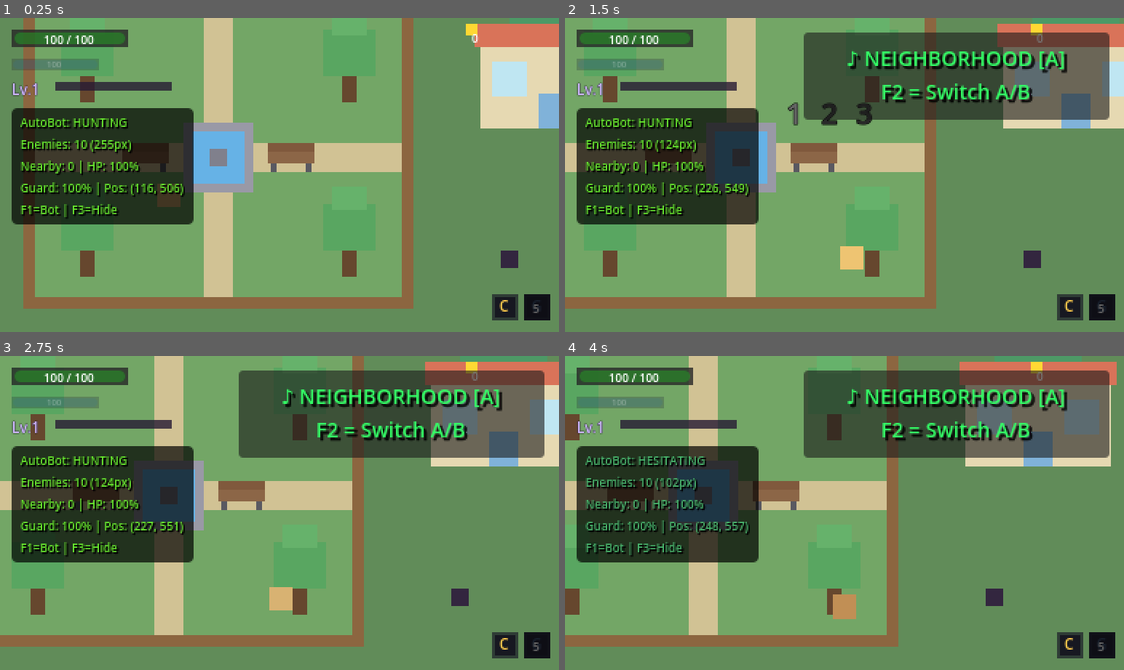
Above: before the commit, frames 1-4 (two rows, left to right).
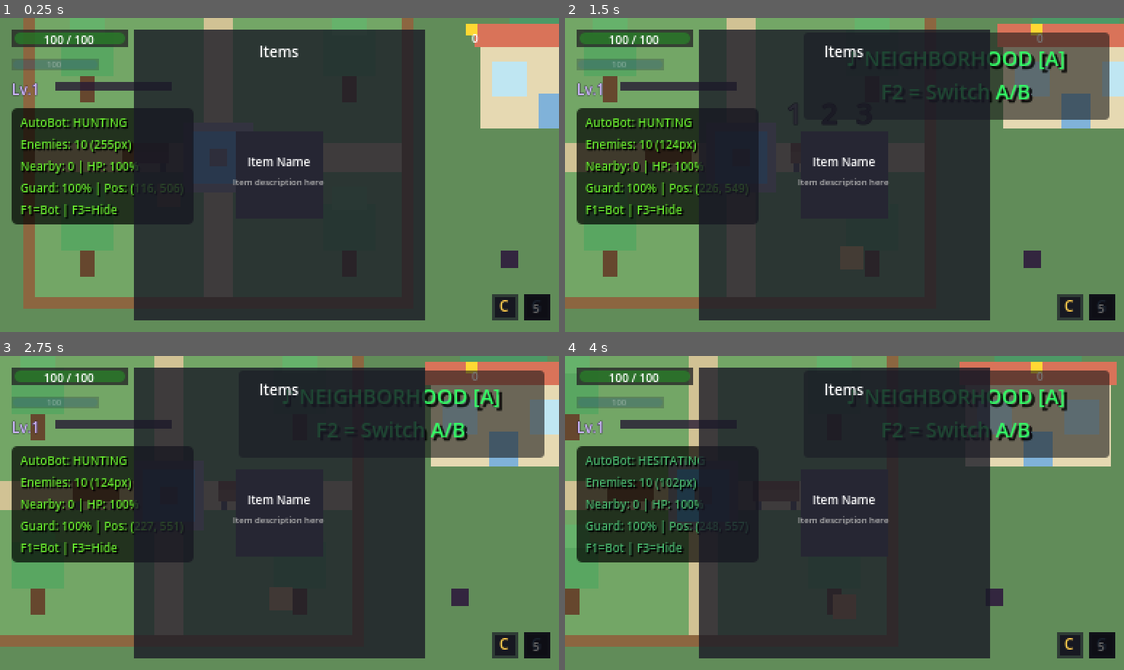
Above: after the commit, the same moments.

Repository: anthonyscry/momi-chronicles
Game: Godot game, scene res://ui/menus/title_screen.tscn
The game is run twice, just before and just after one commit, with the same random seed, the same clock (stepped at 60 frames per second) and the same inputs.
Inputs (mouse positions are in pixels of both pictures, inside the frame that each line leads up to):
- Up to frame 1 (0.25 s): no input
- Up to frame 2 (1.5 s): tap Enter (ui_accept) at 0.5, 0.77, 1.07 s; move the mouse to (967, 159) at 0.52 s; hold D (move_right) 0.53-1.28 s; hold Space (attack) 0.53-1.28 s; click (967, 159) at 0.67 s; tap X (dodge) at 0.8, 1.35 s; move the mouse to (732, 190) at 1.27 s; hold S (move_down) from 1.28 s (still down)
- Up to frame 3 (2.75 s): tap Enter (ui_accept) at 1.52, 1.82, 2.3 s; tap Shift (run) at 1.55 s; move the mouse to (335, 443) at 2.02 s; release S (move_down) at 2.03 s; hold D (move_right) from 2.03 s (still down); hold Shift (run) from 2.03 s (still down)
- Up to frame 4 (4 s): move the mouse to (816, 575) at 2.77 s; release D (move_right) at 2.78 s; release Shift (run) at 2.78 s; hold W (move_up) 2.78-3.53 s; tap Enter (ui_accept) at 2.85, 3.02, 3.32, 3.77 s; click (816, 575) at 2.92 s; tap Space (attack) at 3.05 s; move the mouse to (1012, 560) at 3.52 s; hold A (move_left) from 3.53 s (still down); hold Space (attack) from 3.53 s (still down); tap X (dodge) at 3.8 s

The runs differ from the first frame. In frame 1, 45% of the frame differs, in the area x 23-77%, y 3-97%; in frame 2, 45%; in frame 3, 46%; in frame 4, 45%.
Error before the commit: Invalid assignment of property or key 'patrol_points' with value of type 'Array' on a base object of type 'CharacterBody2D (Crow)'. (res://characters/enemies/s…
Error after the commit: Parse Error: Class "RingMenu" hides an autoload singleton. (res://ui/ring_menu/ring_menu.gd:2)

Commit message:
feat(16-01): implement ring menu core UI system
- Create RingMenu with Secret of Mana-style radial interface
- RingItem component with selection animations (scale/glow)
- Tab key opens/closes menu, pauses game
- Left/Right rotates selection, Up/Down switches rings
- 4 ring types: Items, Equipment, Companions, Options
- Smooth open/close animations with tween
- Add ring_menu and cycle_companion input actions
- Add ring menu signals to Events autoload

Diff:
--- a/autoloads/events.gd
+++ b/autoloads/events.gd
@@ -169,3 +169,49 @@
 
 ## Emitted if save file is corrupt
 signal save_corrupted
+
+# =============================================================================
+# RING MENU SIGNALS
+# =============================================================================
+
+## Emitted when ring menu opens
+signal ring_menu_opened
+
+## Emitted when ring menu closes
+signal ring_menu_closed
+
+## Emitted when an item is selected from ring menu
+signal ring_item_selected(ring_type: int, item: Dictionary)
+
+# =============================================================================
+# BUFF SYSTEM SIGNALS
+# =============================================================================
+
+## Emitted when a buff is applied
+signal buff_applied(effect_type: int, value: float, duration: float)
+
+## Emitted when a buff expires
+signal buff_expired(effect_type: int)
+
+# =============================================================================
+# EQUIPMENT SIGNALS
+# =============================================================================
+
+## Emitted when equipment changes
+signal equipment_changed(slot: int, equipment_id: String)
+
+# =============================================================================
+# COMPANION/PARTY SIGNALS
+# =============================================================================
+
+## Emitted when active companion changes
+signal active_companion_changed(companion_id: String)
+
+## Emitted when a companion is knocked out
+signal companion_knocked_out(companion_id: String)
+
+## Emitted when a companion is revived
+signal companion_revived(companion_id: String)
+
+## Emitted when a companion's meter changes
+signal companion_meter_changed(companion_id: String, current: float, max_val: float)
--- a/project.godot
+++ b/project.godot
@@ -26,6 +26,7 @@
 SaveManager="*res://autoloads/save_manager.gd"
 AudioDebug="*res://ui/hud/audio_debug.tscn"
 UITester="*res://autoloads/ui_tester.gd"
+RingMenu="*res://ui/ring_menu/ring_menu.tscn"
 
 [display]
 
@@ -100,6 +101,16 @@
 "events": [Object(InputEventKey,"resource_local_to_scene":false,"resource_name":"","device":-1,"window_id":0,"alt_press …(192 unchanged characters)…
 ]
 }
+ring_menu={
+"deadzone": 0.5,
+"events": [Object(InputEventKey,"resource_local_to_scene":false,"resource_name":"","device":-1,"window_id":0,"alt_pressed":false,"shift_pressed":false,"ctrl_pressed":false,"meta_pressed":false,"pressed":false,"keycode":0,"physical_keycode":4194306,"key_label":0,"unicode":0,"location":0,"echo":false,"script":null)
+]
+}
+cycle_companion={
+"deadzone": 0.5,
+"events": [Object(InputEventKey,"resource_local_to_scene":false,"resource_name":"","device":-1,"window_id":0,"alt_pressed":false,"shift_pressed":false,"ctrl_pressed":false,"meta_pressed":false,"pressed":false,"keycode":0,"physical_keycode":81,"key_label":0,"unicode":113,"location":0,"echo":false,"script":null)
+]
+}
 
 [layer_names]
 
--- /dev/null
+++ b/ui/ring_menu/ring_item.gd
@@ -0,0 +1,88 @@
+extends Control
+class_name RingItem
+
+## Emitted when this item is selected/confirmed
+signal item_activated(item_data: Dictionary)
+
+## The data for this ring item
+var item_data: Dictionary = {}
+
+## Visual state
+var is_selected: bool = false
+var target_scale: float = 1.0
+var target_alpha: float = 1.0
+
+## Node references
+@onready var icon: ColorRect = $Icon
+@onready var label: Label = $Label
+@onready var glow: ColorRect = $Glow
+@onready var quantity_label: Label = $QuantityLabel
+
+const SELECTED_SCALE: float = 1.4
+const UNSELECTED_SCALE: float = 0.9
+const SELECTED_ALPHA: float = 1.0
+const UNSELECTED_ALPHA: float = 0.6
+const LERP_SPEED: float = 12.0
+
+func _ready() -> void:
+	# Start with glow hidden
+	if glow:
+		glow.visible = false
+	# Set pivot to center for scaling
+	pivot_offset = size / 2
+
+func _process(delta: float) -> void:
+	# Smooth scale transition
+	scale = scale.lerp(Vector2.ONE * target_scale, LERP_SPEED * delta)
+	modulate.a = lerp(modulate.a, target_alpha, LERP_SPEED * delta)
+
+## Set up the item display
+func setup(data: Dictionary) -> void:
+	item_data = data
+
+	# Set icon color based on type
+	var color = _get_type_color(data.get("type", "item"))
+	if data.has("color"):
+		color = data.color
+
+	if icon:
+		icon.color = color
+		icon.visible = true
+
+	# Set label
+	if label and data.has("name"):
+		label.text = data.name
+
+	# Set quantity (for stackable items)
+	if quantity_label:
+		var qty = data.get("quantity", 1)
+		quantity_label.visible = qty > 1
+		quantity_label.text = "x%d" % qty
+
+func _get_type_color(type: String) -> Color:
+	match type:
+		"item": return Color(0.4, 0.8, 0.4)      # Green for items
+		"equipment": return Color(0.4, 0.6, 1.0) # Blue for equipment
+		"companion": return Color(1.0, 0.7, 0.3) # Orange for companions
+		"option": return Color(0.7, 0.7, 0.7)    # Gray for options
+		_: return Color.WHITE
+
+## Set selected state with animation
+func set_selected(selected: bool) -> void:
+	is_selected = selected
+	target_scale = SELECTED_SCALE if selected else UNSELECTED_SCALE
+	target_alpha = SELECTED_ALPHA if selected else UNSELECTED_ALPHA
+
+	# Show glow when selected
+	if glow:
+		glow.visible = selected
+
+	# Bring to front when selected
+	if selected:
+		z_index = 10
+	else:
+		z_index = 0
+
+## Activate/use this item
+func activate() -> void:
+	item_activated.emit(item_data)
--- /dev/null
+++ b/ui/ring_menu/ring_item.tscn
@@ -0,0 +1,45 @@
+[gd_scene load_steps=2 format=3 uid="uid://cringitem001"]
+
+[ext_resource type="Script" path="res://ui/ring_menu/ring_item.gd" id="1_ring_item"]
+
+[node name="RingItem" type="Control"]
+custom_minimum_size = Vector2(48, 48)
+offset_right = 48.0
+offset_bottom = 48.0
+script = ExtResource("1_ring_item")
+
+[node name="Glow" type="ColorRect" parent="."]
+visible = false
+layout_mode = 0
+offset_left = -4.0
+offset_top = -4.0
+offset_right = 52.0
+offset_bottom = 52.0
+color = Color(1, 1, 0.5, 0.5)
+
+[node name="Icon" type="ColorRect" parent="."]
+layout_mode = 0
+offset_left = 4.0
+offset_top = 4.0
+offset_right = 44.0
+offset_bottom = 36.0
+color = Color(0.4, 0.8, 0.4, 1)
+
+[node name="Label" type="Label" parent="."]
+layout_mode = 0
+offset_top = 38.0
+offset_right = 48.0
+offset_bottom = 48.0
+theme_override_font_sizes/font_size = 6
+text = "Item"
+horizontal_alignment = 1
+
+[node name="QuantityLabel" type="Label" parent="."]
+visible = false
+layout_mode = 0
+offset_left = 32.0
+offset_right = 48.0
+offset_bottom = 10.0
+theme_override_font_sizes/font_size = 6
+text = "x1"
+horizontal_alignment = 2
--- /dev/null
+++ b/ui/ring_menu/ring_menu.gd
@@ -0,0 +1,427 @@
+extends CanvasLayer
+class_name RingMenu
+
+## Ring configuration
+const RING_RADIUS: float = 70.0          # Distance from center to items
+const ROTATION_SPEED: float = 8.0        # Animation speed
+const MAX_VISIBLE_ITEMS: int = 8         # Items visible at once
+
+## Animation constants
+const OPEN_DURATION: float = 0.2
+const CLOSE_DURATION: float = 0.15
+
+## Ring types
+enum RingType { ITEMS, EQUIPMENT, COMPANIONS, OPTIONS }
+
+## Current state
+var is_open: bool = false
+var current_ring: RingType = RingType.ITEMS
+var selected_index: int = 0
+var target_rotation: float = 0.0
+var current_rotation: float = 0.0
+
+## Ring data (populated by game systems)
+var rings: Dictionary = {
+	RingType.ITEMS: [],
+	RingType.EQUIPMENT: [],
+	RingType.COMPANIONS: [],
+	RingType.OPTIONS: []
+}
+
+## Ring display names
+var ring_names: Dictionary = {
+	RingType.ITEMS: "Items",
+	RingType.EQUIPMENT: "Equipment",
+	RingType.COMPANIONS: "Companions",
+	RingType.OPTIONS: "Options"
+}
+
+## Node references
+@onready var container: Control = $Container
+@onready var background: ColorRect = $Container/Background
+@onready var ring_label: Label = $Container/RingLabel
+@onready var item_name_label: Label = $Container/ItemNameLabel
+@onready var item_desc_label: Label = $Container/ItemDescLabel
+
+## Pooled ring items
+var ring_items: Array[RingItem] = []
+var RingItemScene: PackedScene = preload("res://ui/ring_menu/ring_item.tscn")
+
+## Animation tween
+var open_tween: Tween
+
+func _ready() -> void:
+	process_mode = Node.PROCESS_MODE_ALWAYS
+	visible = false
+
+	# Pre-create ring item instances
+	for i in MAX_VISIBLE_ITEMS:
+		var item = RingItemScene.instantiate()
+		container.add_child(item)
+		ring_items.append(item)
+		item.visible = false
+
+	# Set up default options ring
+	_setup_default_options()
+
+func _setup_default_options() -> void:
+	rings[RingType.OPTIONS] = [
+		{"id": "save", "name": "Save Game", "type": "option", "desc": "Save your progress"},
+		{"id": "settings", "name": "Settings", "type": "option", "desc": "Audio and display options"},
+		{"id": "quit", "name": "Quit", "type": "option", "desc": "Return to title screen"},
+	]
+
+func _unhandled_input(event: InputEvent) -> void:
+	# Tab to toggle menu
+	if event.is_action_pressed("ring_menu"):
+		if is_open:
+			close_menu()
+		else:
+			open_menu()
+		get_viewport().set_input_as_handled()
+		return
+
+	if not is_open:
+		return
+
+	# Navigation when open
+	if event.is_action_pressed("ui_left") or event.is_action_pressed("move_left"):
+		rotate_selection(-1)
+		get_viewport().set_input_as_handled()
+	elif event.is_action_pressed("ui_right") or event.is_action_pressed("move_right"):
+		rotate_selection(1)
+		get_viewport().set_input_as_handled()
+	elif event.is_action_pressed("ui_up") or event.is_action_pressed("move_up"):
+		switch_ring(-1)
+		get_viewport().set_input_as_handled()
+	elif event.is_action_pressed("ui_down") or event.is_action_pressed("move_down"):
+		switch_ring(1)
+		get_viewport().set_input_as_handled()
+	elif event.is_action_pressed("ui_accept") or event.is_action_pressed("attack"):
+		activate_selected()
+		get_viewport().set_input_as_handled()
+	elif event.is_action_pressed("ui_cancel") or event.is_action_pressed("dodge"):
+		close_menu()
+		get_viewport().set_input_as_handled()
+
+func _process(delta: float) -> void:
+	if not is_open:
+		return
+
+	# Smooth rotation animation
+	current_rotation = lerp_angle(current_rotation, target_rotation, ROTATION_SPEED * delta)
+	_update_item_positions()
+
+# =============================================================================
+# MENU CONTROL
+# =============================================================================
+
+func open_menu() -> void:
+	if is_open:
+		return
+
+	is_open = true
+	visible = true
+
+	# Animate open (scale from 0 to 1, fade in)
+	container.scale = Vector2.ZERO
+	container.modulate.a = 0.0
+
+	if open_tween:
+		open_tween.kill()
+	open_tween = create_tween()
+	open_tween.set_ease(Tween.EASE_OUT)
+	open_tween.set_trans(Tween.TRANS_BACK)
+	open_tween.tween_property(container, "scale", Vector2.ONE, OPEN_DURATION)
+	open_tween.parallel().tween_property(container, "modulate:a", 1.0, OPEN_DURATION * 0.5)
+
+	# Pause game
+	GameManager.pause_game()
+
+	# Reset selection
+	selected_index = 0
+	current_rotation = 0.0
+	target_rotation = 0.0
+
+	# Populate current ring
+	_refresh_ring()
+
+	# Play sound
+	AudioManager.play_sfx("menu_select")
+
+	Events.ring_menu_opened.emit()
+
+func close_menu() -> void:
+	if not is_open:
+		return
+
+	is_open = false
+
+	# Animate close
+	if open_tween:
+		open_tween.kill()
+	open_tween = create_tween()
+	open_tween.set_ease(Tween.EASE_IN)
+	open_tween.set_trans(Tween.TRANS_BACK)
+	open_tween.tween_property(container, "scale", Vector2.ZERO, CLOSE_DURATION)
+	open_tween.parallel().tween_property(container, "modulate:a", 0.0, CLOSE_DURATION)
+	open_tween.tween_callback(func(): visible = false)
+
+	# Resume game
+	GameManager.resume_game()
+
+	# Play sound
+	AudioManager.play_sfx("menu_navigate")
+
+	Events.ring_menu_closed.emit()
+
+# =============================================================================
+# NAVIGATION
+# =============================================================================
+
+func rotate_selection(direction: int) -> void:
+	var items = rings[current_ring]
+	if items.is_empty():
+		return
+
+	selected_index = (selected_index + direction) % items.size()
+	if selected_index < 0:
+		selected_index = items.size() - 1
+
+	# Calculate rotation angle
+	var angle_per_item = TAU / min(items.size(), MAX_VISIBLE_ITEMS)
+	target_rotation = -selected_index * angle_per_item
+
+	_update_selection()
+	AudioManager.play_sfx("menu_navigate")
+
+func switch_ring(direction: int) -> void:
+	var ring_count = RingType.size()
+	var current_int = current_ring as int
+	current_int = (current_int + direction) % ring_count
+	if current_int < 0:
+		current_int = ring_count - 1
+	current_ring = current_int as RingType
+
+	# Reset selection for new ring
+	selected_index = 0
+	current_rotation = 0.0
+	target_rotation = 0.0
+
+	_refresh_ring()
+	AudioManager.play_sfx("menu_select")
+
+func activate_selected() -> void:
+	var items = rings[current_ring]
+	if items.is_empty() or selected_index >= items.size():
+		return
+
+	var item = items[selected_index]
+
+	AudioManager.play_sfx("menu_select")
+	Events.ring_item_selected.emit(current_ring, item)
+
+	# Handle based on type
+	match current_ring:
+		RingType.ITEMS:
+			_use_item(item)
+		RingType.EQUIPMENT:
+			_equip_item(item)
+		RingType.COMPANIONS:
+			_switch_companion(item)
+		RingType.OPTIONS:
+			_handle_option(item)
+
+# =============================================================================
+# RING DISPLAY
+# =============================================================================
+
+func _refresh_ring() -> void:
+	# Populate rings from game systems (will be implemented in later plans)
+	match current_ring:
+		RingType.ITEMS:
+			rings[RingType.ITEMS] = _get_inventory_items()
+		RingType.EQUIPMENT:
+			rings[RingType.EQUIPMENT] = _get_equipment_items()
+		RingType.COMPANIONS:
+			rings[RingType.COMPANIONS] = _get_companions()
+
+	var items = rings[current_ring]
+
+	# Update ring label
+	if ring_label:
+		ring_label.text = ring_names[current_ring]
+
+	# Hide all items first
+	for ring_item in ring_items:
+		ring_item.visible = false
+
+	# Show items for current ring
+	var visible_count = min(items.size(), MAX_VISIBLE_ITEMS)
+	for i in visible_count:
+		ring_items[i].visible = true
+		ring_items[i].setup(items[i])
+
+	_update_selection()
+	_update_item_positions()
+
+func _update_item_positions() -> void:
+	var items = rings[current_ring]
+	var visible_count = min(items.size(), MAX_VISIBLE_ITEMS)
+
+	if visible_count == 0:
+		return
+
+	var angle_per_item = TAU / max(visible_count, 1)
+	var center = container.size / 2
+
+	for i in visible_count:
+		var angle = current_rotation + (i * angle_per_item) - PI/2  # Start from top
+		var pos = center + Vector2(cos(angle), sin(angle)) * RING_RADIUS
+		ring_items[i].position = pos - ring_items[i].size / 2
+
+func _update_selection() -> void:
+	var items = rings[current_ring]
+
+	# Update selected state on all items
+	for i in ring_items.size():
+		var is_sel = (i == selected_index and i < items.size())
+		ring_items[i].set_selected(is_sel)
+
+	# Update center display
+	if selected_index < items.size():
+		var item = items[selected_index]
+		if item_name_label:
+			item_name_label.text = item.get("name", "???")
+		if item_desc_label:
+			item_desc_label.text = item.get("desc", "")
+	else:
+		if item_name_label:
+			item_name_label.text = ""
+		if item_desc_label:
+			item_desc_label.text = ""
+
+# =============================================================================
+# DATA GETTERS (stubs - will be replaced in later plans)
+# =============================================================================
+
+func _get_inventory_items() -> Array:
+	# Will be implemented in 16-02 with GameManager.inventory
+	if GameManager.has_method("get") and GameManager.get("inventory"):
+		return GameManager.inventory.get_all_items()
+	# Return placeholder for testing
+	return [
+		{"id": "health_potion", "name": "Health Potion", "type": "item", "desc": "Restores 50 HP", "quantity": 3, "color": Color(1.0, 0.3, 0.3)},
+		{"id": "acorn", "name": "Acorn", "type": "item", "desc": "A crunchy snack", "quantity": 5, "color": Color(0.6, 0.4, 0.2)},
+	]
+
+func _get_equipment_items() -> Array:
+	# Will be implemented in 16-03 with GameManager.equipment_manager
+	if GameManager.has_method("get") and GameManager.get("equipment_manager"):
+		return GameManager.equipment_manager.get_equipment_for_ring()
+	# Return placeholder for testing
+	return [
+		{"id": "basic_collar", "name": "Basic Collar", "type": "equipment", "desc": "+5 Max HP", "equipped": true, "color": Color(0.8, 0.4, 0.2)},
+	]
+
+func _get_companions() -> Array:
+	# Will be implemented in 16-04 with GameManager.party_manager
+	if GameManager.has_method("get") and GameManager.get("party_manager"):
+		return GameManager.party_manager.get_companions_for_ring()
+	# Return placeholder for testing
+	return [
+		{"id": "momi", "name": "Momi", "type": "companion", "desc": "French Bulldog - DPS", "is_active": true, "color": Color(0.9, 0.7, 0.5)},
+		{"id": "cinnamon", "name": "Cinnamon", "type": "companion", "desc": "English Bulldog - Tank", "is_active": false, "color": Color(0.8, 0.5, 0.3)},
+		{"id": "philo", "name": "Philo", "type": "companion", "desc": "Boston Terrier - Support", "is_active": false, "color": Color(0.2, 0.2, 0.25)},
+	]
+
+# =============================================================================
+# ITEM ACTIONS (Stubs - implemented in later plans)
+# =============================================================================
+
+func _use_item(item: Dictionary) -> void:
+	# Will be implemented in 16-02
+	var item_id = item.get("id", "")
+	if item_id.is_empty():
+		return
+
+	# Check if inventory system exists
+	if GameManager.has_method("get") and GameManager.get("inventory"):
+		if GameManager.inventory.use_item(item_id):
+			_refresh_ring()
+			var items = rings[RingType.ITEMS]
+			if selected_index >= items.size():
+				selected_index = max(0, items.size() - 1)
+			_update_selection()
+		return
+
+	print("[RingMenu] Use item: %s" % item.get("name", "unknown"))
+
+func _equip_item(item: Dictionary) -> void:
+	# Will be implemented in 16-03
+	var equip_id = item.get("id", "")
+	if equip_id.is_empty():
+		return
+
+	# Check if equipment system exists
+	if GameManager.has_method("get") and GameManager.get("equipment_manager"):
+		if item.get("equipped", false):
+			GameManager.equipment_manager.unequip(item.get("slot", 0))
+		else:
+			GameManager.equipment_manager.equip(equip_id)
+		_refresh_ring()
+		_update_selection()
+		return
+
+	print("[RingMenu] Equip: %s" % item.get("name", "unknown"))
+
+func _switch_companion(item: Dictionary) -> void:
+	# Will be implemented in 16-04
+	var companion_id = item.get("id", "")
+	if companion_id.is_empty():
+		return
+
+	# Check if knocked out
+	if item.get("is_knocked_out", false):
+		AudioManager.play_sfx("menu_navigate")  # Error sound
+		return
+
+	# Check if party system exists
+	if GameManager.has_method("get") and GameManager.get("party_manager"):
+		if not item.get("is_active", false):
+			GameManager.party_manager._switch_to_companion(companion_id)
+		close_menu()
+		return
+
+	print("[RingMenu] Switch to: %s" % item.get("name", "unknown"))
+
+func _handle_option(item: Dictionary) -> void:
+	match item.get("id"):
+		"save":
+			print("[RingMenu] Save game")
+			if has_node("/root/SaveManager"):
+				get_node("/root/SaveManager").save_game()
+		"settings":
+			print("[RingMenu] Settings")
+		"quit":
+			close_menu()
+			get_tree().change_scene_to_file("res://ui/menus/title_screen.tscn")
+
+# =============================================================================
+# PUBLIC API (for other systems to populate rings)
+# =============================================================================
+
+func set_ring_items(ring_type: RingType, items: Array) -> void:
+	rings[ring_type] = items
+	if is_open and current_ring == ring_type:
+		_refresh_ring()
+
+func add_ring_item(ring_type: RingType, item: Dictionary) -> void:
+	rings[ring_type].append(item)
+	if is_open and current_ring == ring_type:
+		_refresh_ring()
+
+func remove_ring_item(ring_type: RingType, item_id: String) -> void:
+	rings[ring_type] = rings[ring_type].filter(func(i): return i.get("id") != item_id)
+	if is_open and current_ring == ring_type:
+		_refresh_ring()
--- /dev/null
+++ b/ui/ring_menu/ring_menu.tscn
@@ -0,0 +1,68 @@
+[gd_scene load_steps=2 format=3 uid="uid://cringmenu001"]
+
+[ext_resource type="Script" path="res://ui/ring_menu/ring_menu.gd" id="1_ring_menu"]
+
+[node name="RingMenu" type="CanvasLayer"]
+layer = 100
+script = ExtResource("1_ring_menu")
+
+[node name="Container" type="Control" parent="."]
+anchors_preset = 8
+anchor_left = 0.5
+anchor_top = 0.5
+anchor_right = 0.5
+anchor_bottom = 0.5
+offset_left = -100.0
+offset_top = -100.0
+offset_right = 100.0
+offset_bottom = 100.0
+grow_horizontal = 2
+grow_vertical = 2
+pivot_offset = Vector2(100, 100)
+
+[node name="Background" type="ColorRect" parent="Container"]
+layout_mode = 1
+anchors_preset = 15
+anchor_right = 1.0
+anchor_bottom = 1.0
+color = Color(0.1, 0.1, 0.15, 0.8)
+
+[node name="CenterCircle" type="ColorRect" parent="Container"]
+layout_mode = 0
+offset_left = 70.0
+offset_top = 70.0
+offset_right = 130.0
+offset_bottom = 130.0
+color = Color(0.15, 0.15, 0.2, 1)
+
+[node name="RingLabel" type="Label" parent="Container"]
+layout_mode = 0
+offset_left = 0.0
+offset_top = 8.0
+offset_right = 200.0
+offset_bottom = 24.0
+theme_override_font_sizes/font_size = 10
+text = "Items"
+horizontal_alignment = 1
+
+[node name="ItemNameLabel" type="Label" parent="Container"]
+layout_mode = 0
+offset_left = 40.0
+offset_top = 85.0
+offset_right = 160.0
+offset_bottom = 100.0
+theme_override_font_sizes/font_size = 8
+text = "Item Name"
+horizontal_alignment = 1
+
+[node name="ItemDescLabel" type="Label" parent="Container"]
+layout_mode = 0
+offset_left = 20.0
+offset_top = 100.0
+offset_right = 180.0
+offset_bottom = 120.0
+theme_override_font_sizes/font_size = 6
+theme_override_colors/font_color = Color(0.7, 0.7, 0.7, 1)
+text = "Item description here"
+horizontal_alignment = 1
+autowrap_mode = 2
Not shown, added: assets/audio/music/momichronicles2-Untitled-2bce5495-d428-4037-85f8-a9f9a5e8b2e7.wav.txt
Not shown, added: assets/audio/music/momichronicles2-Untitled-7678d381-74f7-4d8c-ae33-44aad401c9b5.wav.txt
Not shown, added: assets/audio/music/momichronicles2-Untitled-a6cf7d0f-21e8-445b-91b5-155de1538a0d.wav.txt
Not shown, added: assets/audio/music/momichronicles2-Untitled-e019e246-12f9-49db-b133-79f743560e44.wav.txt
Not shown, added: assets/audio/music/momichronicles2-Untitled-f2313b7a-a40f-41b9-b479-3713d4a9f3eb.wav.txt
Not shown, added: assets/audio/music/momichronicles2-Untitled-2bce5495-d428-4037-85f8-a9f9a5e8b2e7.wav
Not shown, added: assets/audio/music/momichronicles2-Untitled-7678d381-74f7-4d8c-ae33-44aad401c9b5.wav
Not shown, added: assets/audio/music/momichronicles2-Untitled-a6cf7d0f-21e8-445b-91b5-155de1538a0d.wav
Not shown, added: assets/audio/music/momichronicles2-Untitled-c57dcc13-4f91-4ae5-8658-279ccfdb4689.wav
Not shown, added: assets/audio/music/momichronicles2-Untitled-e019e246-12f9-49db-b133-79f743560e44.wav
Not shown, added: assets/audio/music/momichronicles2-Untitled-f2313b7a-a40f-41b9-b479-3713d4a9f3eb.wav
